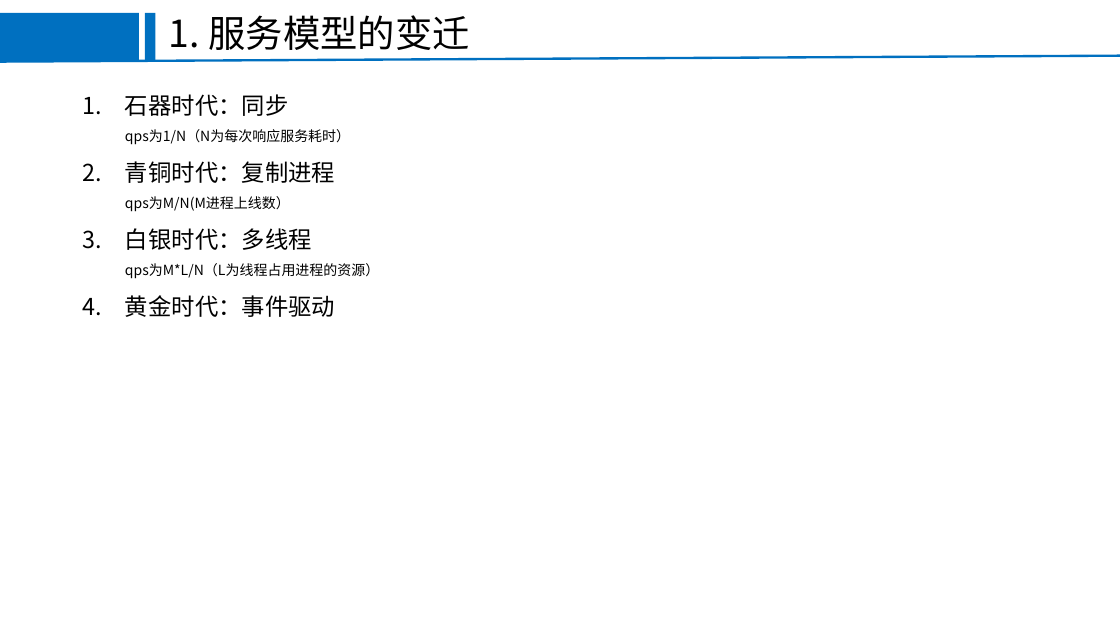
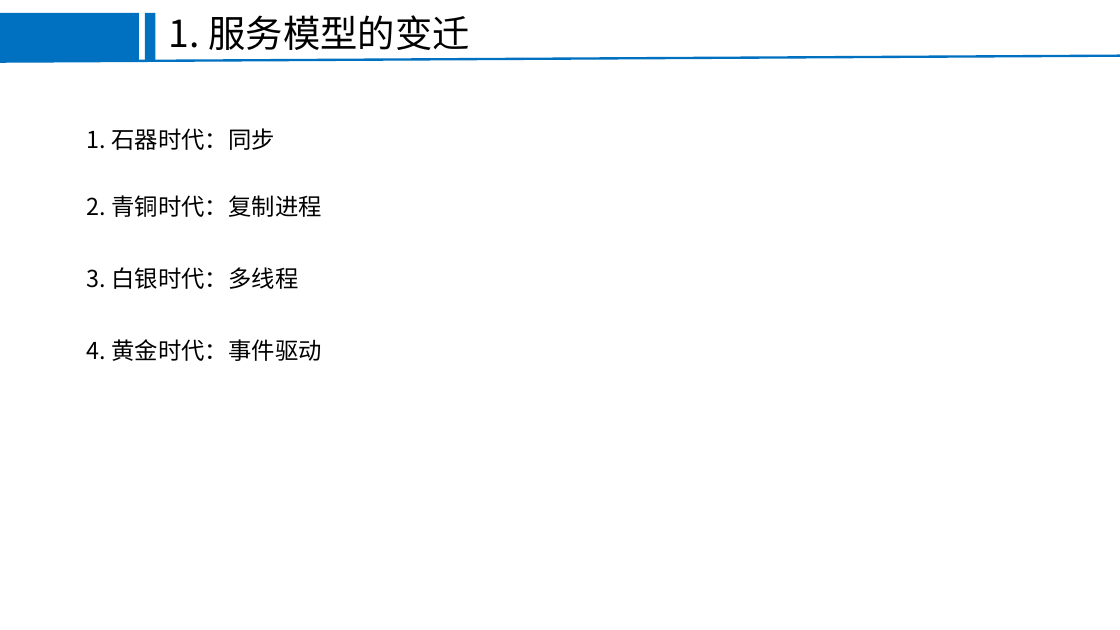
Before and after one commit to FEjohnny/demos, a slide deck: slide 2 of pm2/pm2.pptx (slide 9 before the commit). Drawn at 1120x630 pixels with LibreOffice and Linux fonts; fonts in the diff are those of the drawing; background and template pictures are left out. Boxes give left, top, right and bottom in pixels: in the first picture for what was removed or moved away, otherwise in the second. Text is boxed around its words. In the diff, an @@ line names an element or a change of style, - is before the commit and + after.

```diff
--- a/pm2/pm2.pptx
+++ b/pm2/pm2.pptx
@@ text added at box(87, 128, 275, 150), 20 pt, text #000000 @@
+1. 石器时代：同步
@@ text at box(87, 195, 321, 217): text changed; size 12 to 20 pt @@
-1. 石器时代：同步
-  qps为1/N（N为每次响应服务耗时）
-2. 青铜时代：复制进程
-  qps为M/N(M进程上线数）
-3. 白银时代：多线程
-  qps为M*L/N（L为线程占用进程的资源）
-4. 黄金时代：事件驱动
+2. 青铜时代：复制进程
@@ text added at box(87, 267, 298, 289), 20 pt, text #000000 @@
+3. 白银时代：多线程
@@ text added at box(87, 339, 321, 361), 20 pt, text #000000 @@
+4. 黄金时代：事件驱动
```
Also in this commit, not shown: 11 other slides changed, 2 slides added, 1 slide removed, 3 other files.
